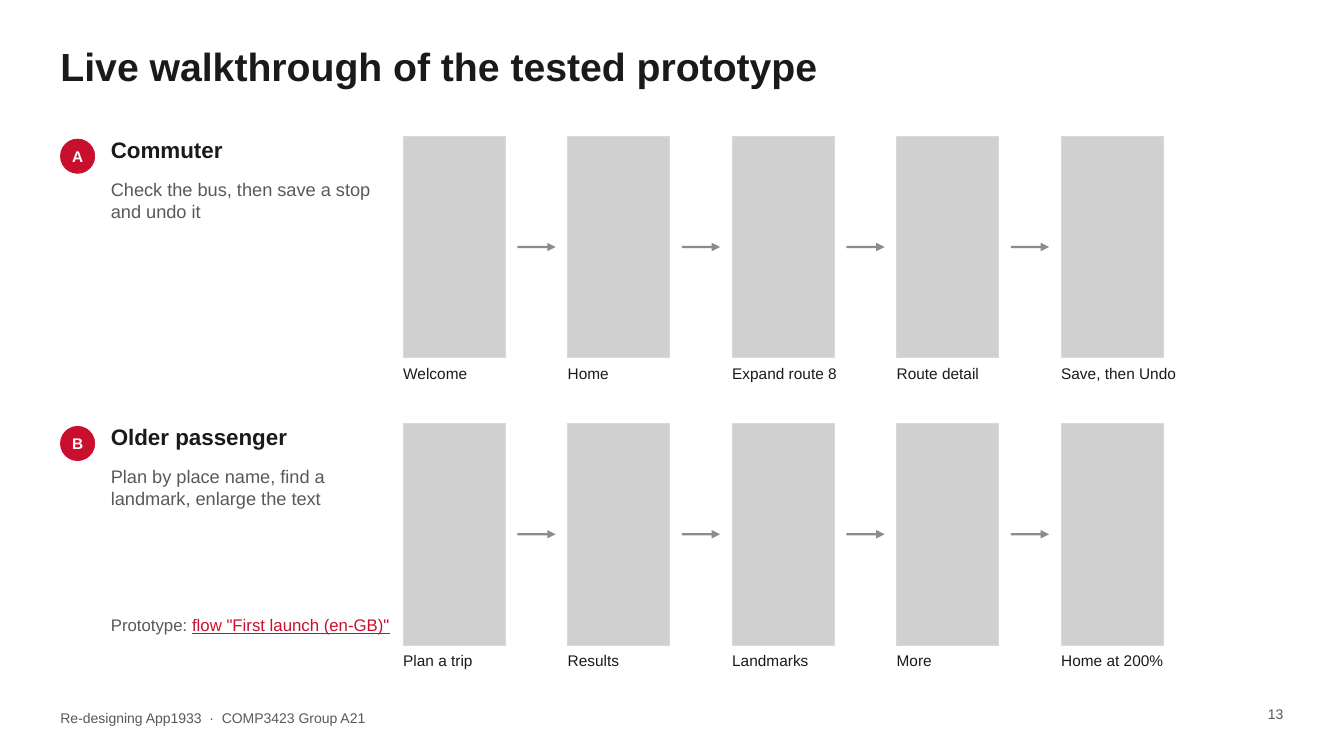
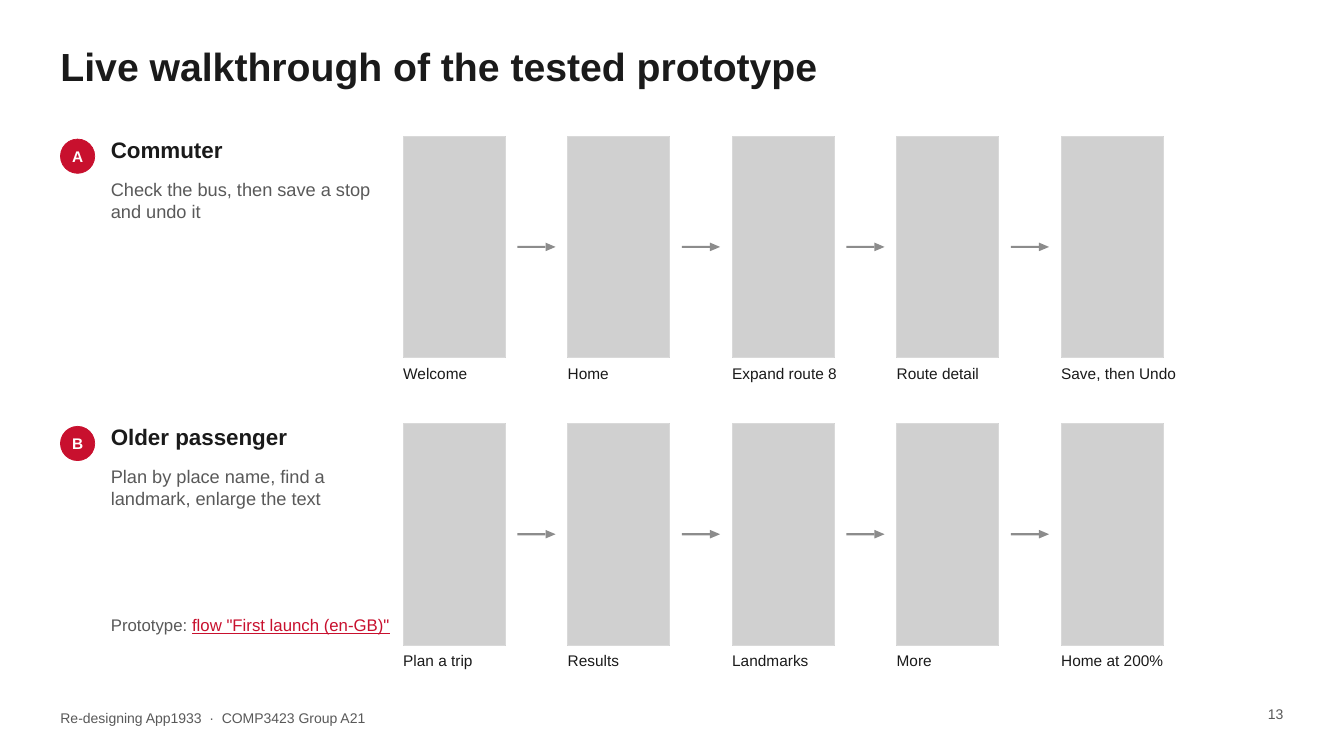
Before and after one commit to HaochenFa/COMP3423-HCI, a slide deck: slide 13 of slides/COMP3423_App1933_Presentation.pptx. Drawn at 1344x756 pixels with LibreOffice and Linux fonts; fonts in the diff are those of the drawing; grey boxes stand for pictures. Boxes give left, top, right and bottom in pixels: in the first picture for what was removed or moved away, otherwise in the second. Text is boxed around its words. In the diff, an @@ line names an element or a change of style, - is before the commit and + after.

```diff
--- a/slides/COMP3423_App1933_Presentation.pptx
+++ b/slides/COMP3423_App1933_Presentation.pptx
@@ arrow removed from (517, 247) to (556, 247) @@
@@ rectangle added at box(517, 246, 545, 248), fill #8C8C8C @@
@@ triangle added at box(546, 242, 556, 252), fill #8C8C8C @@
@@ rectangle added at box(682, 246, 710, 248), fill #8C8C8C @@
@@ triangle added at box(710, 242, 720, 252), fill #8C8C8C @@
@@ rectangle added at box(847, 246, 875, 248), fill #8C8C8C @@
@@ triangle added at box(875, 242, 885, 252), fill #8C8C8C @@
@@ rectangle added at box(1011, 246, 1040, 248), fill #8C8C8C @@
@@ triangle added at box(1040, 242, 1050, 252), fill #8C8C8C @@
@@ rectangle added at box(517, 533, 545, 535), fill #8C8C8C @@
@@ triangle added at box(546, 530, 556, 539), fill #8C8C8C @@
@@ rectangle added at box(682, 533, 710, 535), fill #8C8C8C @@
@@ triangle added at box(710, 530, 720, 539), fill #8C8C8C @@
@@ rectangle added at box(847, 533, 875, 535), fill #8C8C8C @@
@@ triangle added at box(875, 530, 885, 539), fill #8C8C8C @@
@@ rectangle added at box(1011, 533, 1040, 535), fill #8C8C8C @@
@@ triangle added at box(1040, 530, 1050, 539), fill #8C8C8C @@
```
Also in this commit, not shown: 8 other slides changed, 2 other files.
